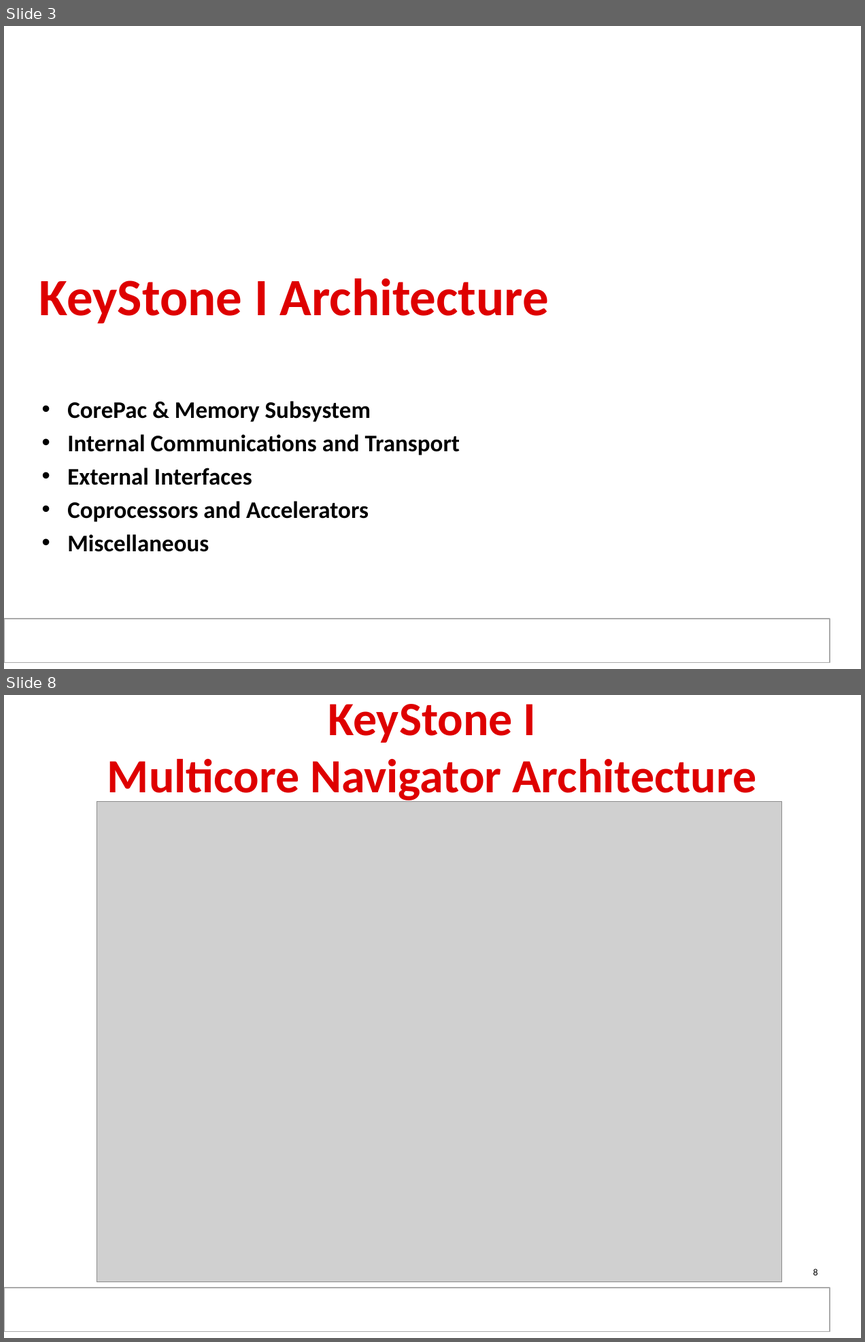
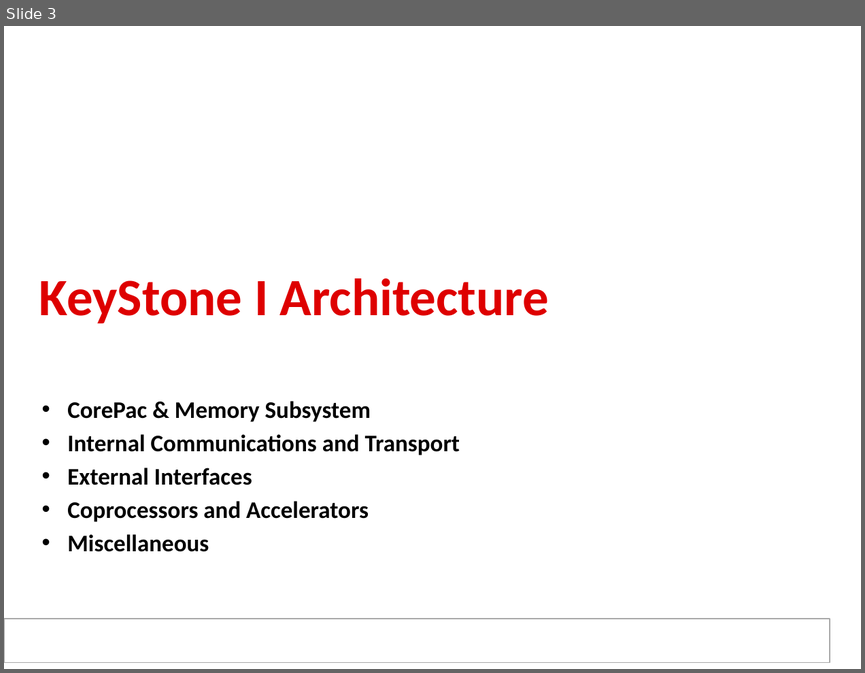
Before and after one commit to hari1989/keystone-workshop, a slide deck: slides/KeyStone SoC Architecture.pptx. Shown one above the other, each under a label of ours: slides 3 and 8 before the commit, slide 3 after it; the slides between them are not shown. The pictures are 865x1342 and 865x673 pixels, drawn with LibreOffice and Linux fonts; fonts in the diff are those of the drawing; grey boxes stand for pictures; background and template pictures are left out. Boxes give left, top, right and bottom in pixels: in the first picture for what was removed or moved away, otherwise in the second. Text is boxed around its words. In the diff, an @@ line names an element or a change of style, - is before the commit and + after.

Commit message:
1. delete detailed navigator  - leave it to later 2. Add EDMA slides to show why 3D transfer is needed in source and destination

```diff
--- a/slides/KeyStone SoC Architecture.pptx
+++ b/slides/KeyStone SoC Architecture.pptx
@@ slide 8 removed at [4,695,861,1338], background #FFFFFF; not listed: 1 template element that a slide beside it also shows @@
@@ title removed at [107,704,757,804] @@
-KeyStone I
-Multicore Navigator Architecture
@@ picture removed at [96,801,781,1282] @@
@@ page number removed at [813,1268,818,1275] @@
-8
```
Also in this commit, not shown: 9 slides changed, 4 slides added.
